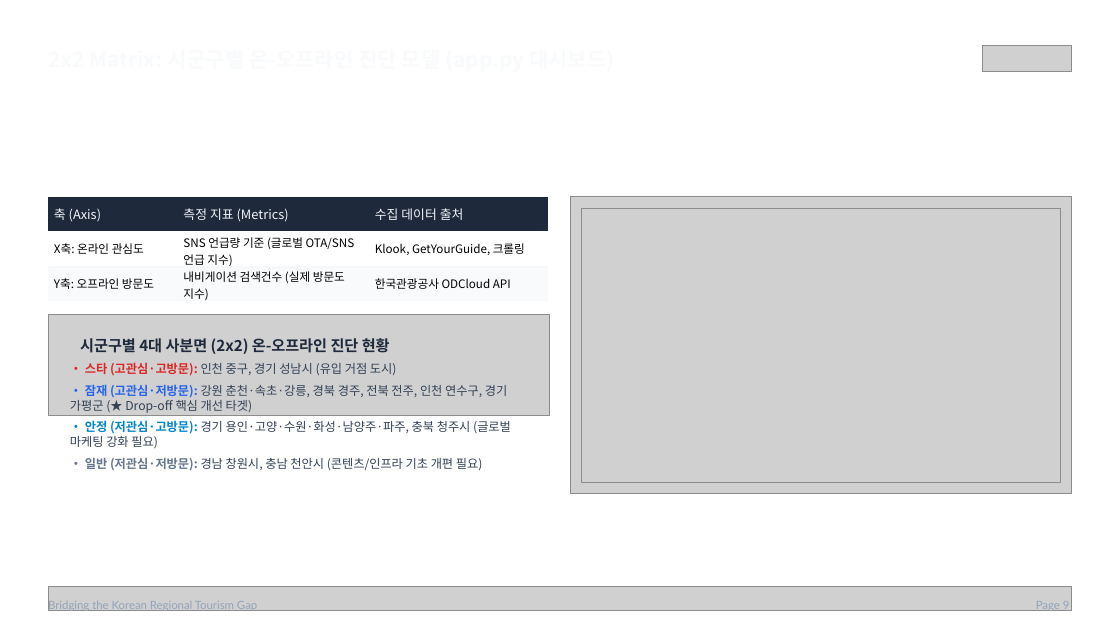
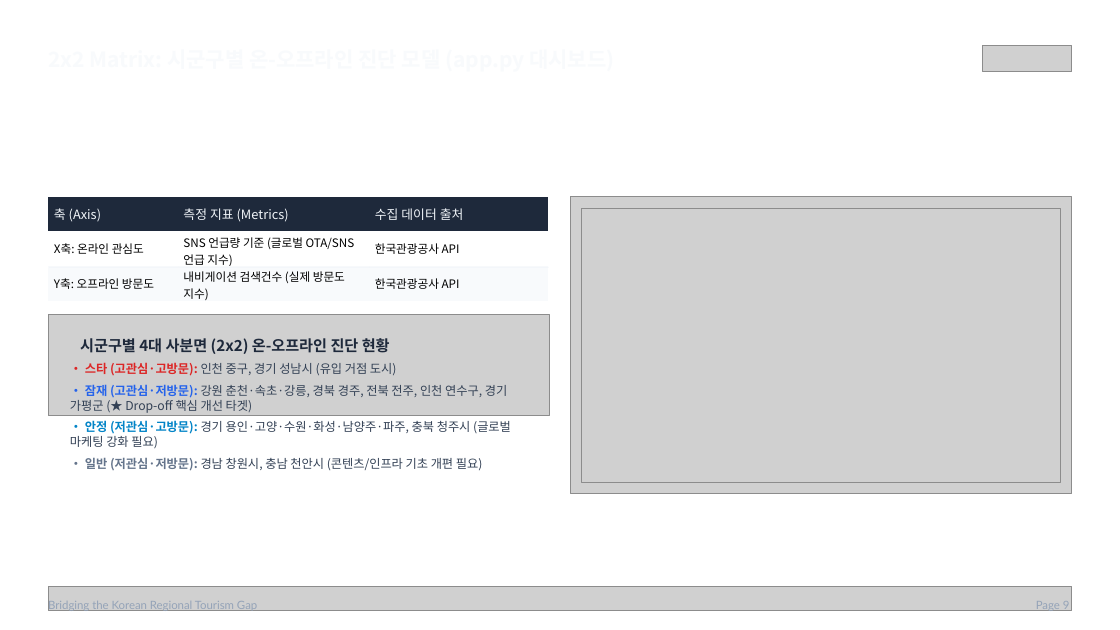
Before and after one commit to ReiEAJo/korea-trip-integration, a slide deck: slide 9 of docs/Korean Regional Tourism Strategy Deck.pptx. Drawn at 1120x630 pixels with LibreOffice and Linux fonts; fonts in the diff are those of the drawing; grey boxes stand for pictures; background and template pictures are left out. Boxes give left, top, right and bottom in pixels: in the first picture for what was removed or moved away, otherwise in the second. Text is boxed around its words. In the diff, an @@ line names an element or a change of style, - is before the commit and + after.

Commit message:
docs: update data sources on slide 9 table to '한국관광공사 API'

```diff
--- a/docs/Korean Regional Tourism Strategy Deck.pptx
+++ b/docs/Korean Regional Tourism Strategy Deck.pptx
@@ table at (x1=48, y1=197, x2=548, y2=474) @@
-row 2, column 3: Klook, GetYourGuide, 크롤링
+row 2, column 3: 한국관광공사 API
-row 3, column 3: 한국관광공사 ODCloud API
+row 3, column 3: 한국관광공사 API
```
Also in this commit, not shown: 1 other file.
